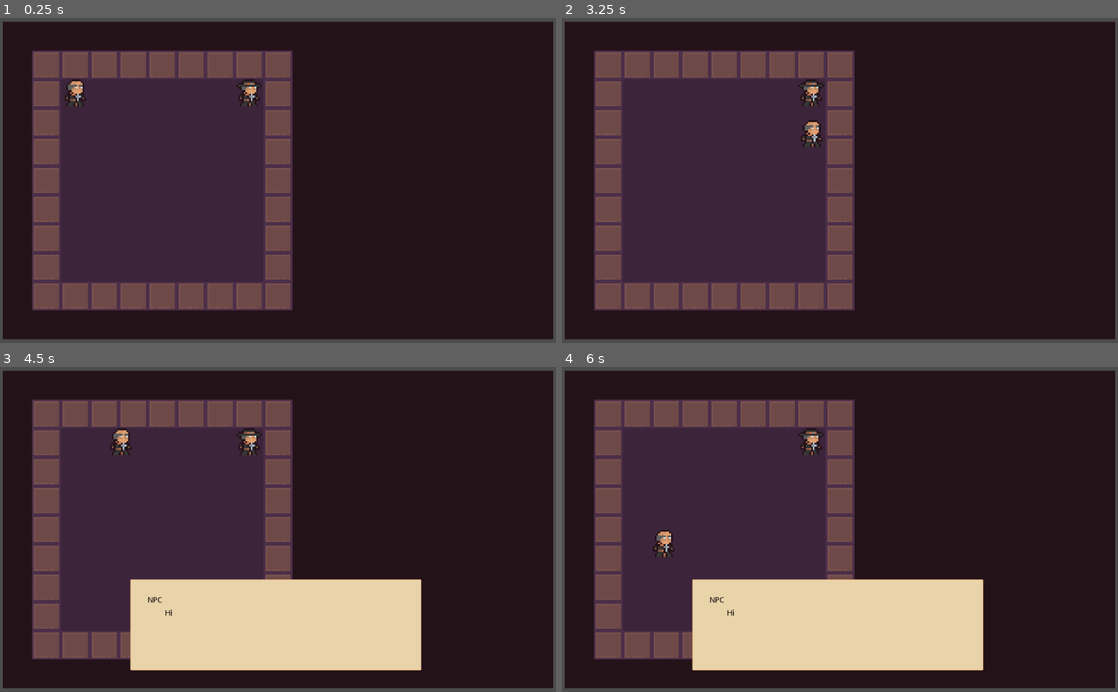
Above: before the commit, frames 1-4 (two rows, left to right).
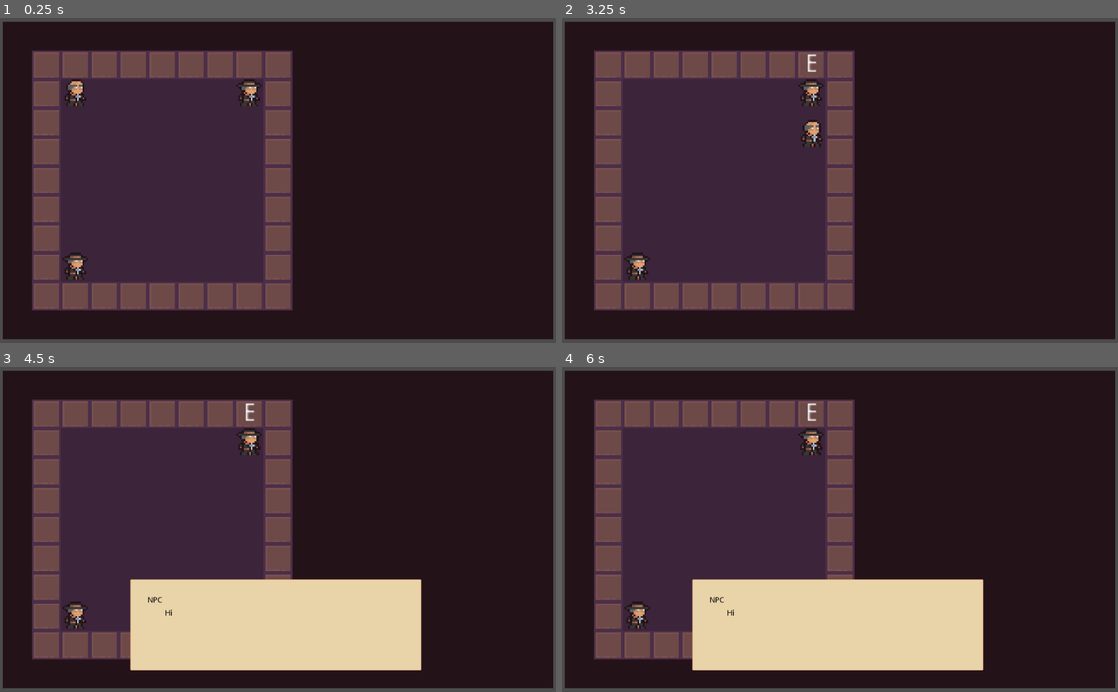
Above: after the commit, the same moments.

Repository: khaizter/project-way-home
Game: Godot game, scene res://levels/test_stage.tscn
Same seed, same stepped clock (60 frames per second), same inputs: the game is played once before the commit and once after it.
Inputs:
- Up to frame 1 (0.25 s): no input
- Up to frame 2 (3.25 s): tap Enter at 0.5 s; hold D (move_right) 0.53-1.28 s; hold E (interact) 0.53-1.28 s; hold S (move_down) 1.28-2.03 s; tap E (interact) at 1.35, 2.3, 2.85 s; hold D (move_right) 2.03-2.78 s; hold Space (next_dialogue) 2.03-2.78 s; hold W (move_up) from 2.78 s (still down)
- Up to frame 3 (4.5 s): release W (move_up) at 3.53 s; hold E (interact) 3.53-4.28 s; hold A (move_left) from 3.53 s (still down); tap Space (next_dialogue) at 4.35 s
- Up to frame 4 (6 s): tap E (interact) at 4.55, 5.85 s; release A (move_left) at 5.03 s; hold S (move_down) 5.03-5.78 s; hold E (interact) 5.03-5.78 s; hold D (move_right) from 5.78 s (still down)

The runs differ from the first frame. In frame 1, 0.2% of the frame differs, in the area x 11-16%, y 72-81%; in frame 2, 0.2%; in frame 3, 0.5%; in frame 4, 0.5%, in the area x 11-47%, y 11-81%.

Commit message:
Better interacting dialogue system

Diff:
--- a/entities/dialogue/dialogue.gd
+++ b/entities/dialogue/dialogue.gd
@@ -11,6 +11,7 @@
 var total_dialogue_index = 0
 
 func _ready():
+	visible = false
 	dialogues = load_dialogue(dialogue_file)
 
 	if (!dialogues or len(dialogues) == 0):
--- a/entities/dialogue/dialogue.tscn
+++ b/entities/dialogue/dialogue.tscn
@@ -4,7 +4,6 @@
 [ext_resource path="res://entities/dialogue/dialogue.gd" type="Script" id=2]
 
 [node name="dialogue" type="CanvasLayer"]
-visible = false
 script = ExtResource( 2 )
 
 [node name="background" type="NinePatchRect" parent="."]
--- a/entities/npc/npc.gd
+++ b/entities/npc/npc.gd
@@ -1,27 +1,38 @@
 extends Area2D
 
 onready var dialogue = $dialogue
+onready var interact_button = $control/interact_button
 
 var interacting = false
+var player = null
+var player_in_range = false
 
 func _ready():
-	pass
+	interact_button.visible = false
 
-func _on_npc_body_entered(body):
-	body.connect("player_interact",self,"interaction")
+func _process(delta):
+	interact_button.visible = player_in_range
 
 func interaction():
 	if (not interacting):
 		interacting = true
 		print('npc begin interact')
+		player.set_physics_process(false)
 		dialogue.open_dialogue()
 
-
-
+func _on_npc_body_entered(body):
+	if body.is_in_group("player"):
+		player = body
+		player_in_range = true
+		body.connect("player_interact",self,"interaction")
 
 func _on_npc_body_exited(body):
-	body.disconnect("player_interact",self,"interaction")
+	if body.is_in_group("player"):
+		player = null
+		player_in_range = false
+		body.disconnect("player_interact",self,"interaction")
 
 
 func _on_dialogue_finish_dialogue():
 	interacting = false
+	player.set_physics_process(true)
--- a/entities/npc/npc.tscn
+++ b/entities/npc/npc.tscn
@@ -22,6 +22,19 @@
 [node name="dialogue" parent="." instance=ExtResource( 3 )]
 dialogue_file = "res://dialogues/test-dialogue.json"
 
+[node name="control" type="Control" parent="."]
+margin_left = -24.0
+margin_top = -24.0
+margin_right = 24.0
+margin_bottom = 24.0
+
+[node name="interact_button" type="Label" parent="control"]
+margin_left = 21.0
+margin_top = 1.0
+margin_right = 29.0
+margin_bottom = 15.0
+text = "E"
+
 [connection signal="body_entered" from="." to="." method="_on_npc_body_entered"]
 [connection signal="body_exited" from="." to="." method="_on_npc_body_exited"]
 [connection signal="finish_dialogue" from="dialogue" to="." method="_on_dialogue_finish_dialogue"]
--- a/entities/player/player.gd
+++ b/entities/player/player.gd
@@ -19,6 +19,7 @@
 
 func _input(event):
 	if (event.is_action_pressed("interact")):
+
 		interact()
 		pass
 
--- a/entities/player/player.tscn
+++ b/entities/player/player.tscn
@@ -9,7 +9,7 @@
 [sub_resource type="RectangleShape2D" id=2]
 extents = Vector2( 2, 2 )
 
-[node name="player" type="KinematicBody2D"]
+[node name="player" type="KinematicBody2D" groups=["player"]]
 script = ExtResource( 2 )
 
 [node name="sprite" type="Sprite" parent="."]
--- a/levels/test_stage.tscn
+++ b/levels/test_stage.tscn
@@ -19,3 +19,6 @@
 
 [node name="npc" parent="." instance=ExtResource( 4 )]
 position = Vector2( 136, 40 )
+
+[node name="npc2" parent="." instance=ExtResource( 4 )]
+position = Vector2( 40, 136 )
